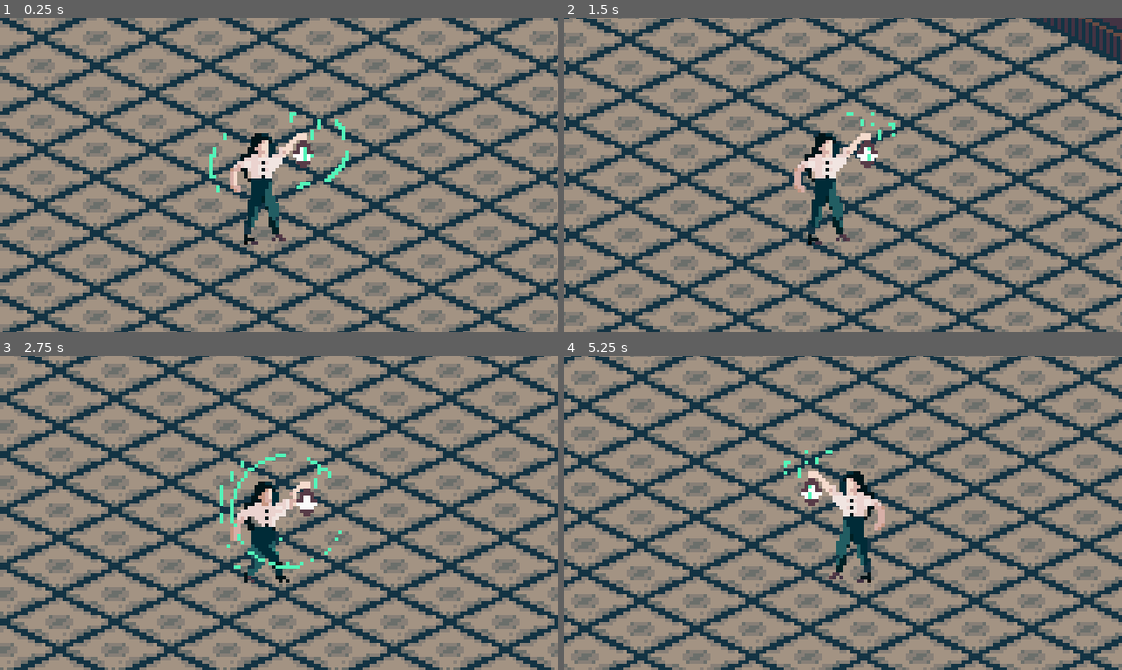
Above: before the commit, frames 1-4 (two rows, left to right).
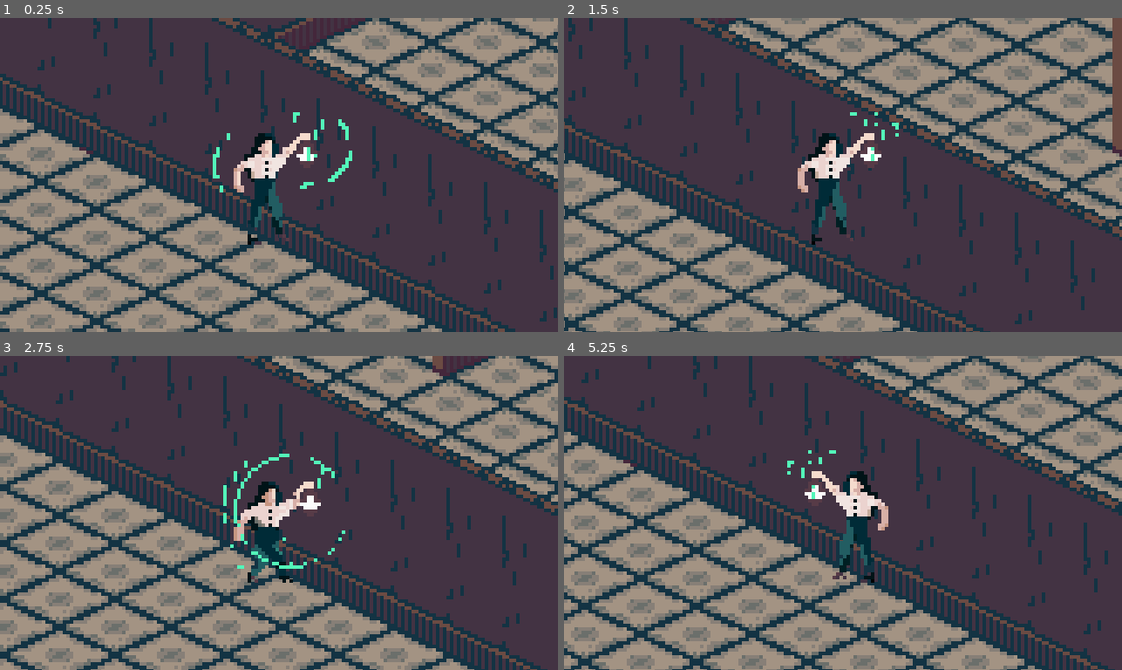
Above: after the commit, the same moments.

Repository: saya9729/Legacy
Game: Godot game, scene res://map.tscn
Same seed, same stepped clock (60 frames per second), same inputs: the game is played once before the commit and once after it.
Inputs:
- Up to frame 1 (0.25 s): no input
- Up to frame 2 (1.5 s): hold Right (ui_right) 0.53-1.28 s; hold Down (ui_down) from 1.28 s (still down)
- Up to frame 3 (2.75 s): release Down (ui_down) at 2.03 s; hold Right (ui_right) from 2.03 s (still down)
- Up to frame 4 (5.25 s): release Right (ui_right) at 2.78 s; hold Up (ui_up) 2.78-3.53 s; hold Left (ui_left) 3.53-5.03 s; hold Down (ui_down) from 5.03 s (still down)

The runs differ from the first frame. In frame 1, 82% of the frame differs, in the area x 0-100%, y 0-100%; in frame 2, 83%; in frame 3, 82%; in frame 4, 82%.

Commit message:
chuyen player thanh scene va bind them nut

Diff:
--- /dev/null
+++ b/main character sprites/Player.tscn
@@ -0,0 +1,91 @@
+[gd_scene load_steps=32 format=2]
+
+[ext_resource path="res://main.gd" type="Script" id=1]
+[ext_resource path="res://main character sprites/walk left/main character walk left 7.png" type="Texture" id=2]
+[ext_resource path="res://main character sprites/stand right/main character stand3.png" type="Texture" id=3]
+[ext_resource path="res://main character6.png" type="Texture" id=4]
+[ext_resource path="res://main character sprites/stand right/main character stand1.png" type="Texture" id=5]
+[ext_resource path="res://main character sprites/stand left/main character walk  left 6.png" type="Texture" id=6]
+[ext_resource path="res://main character sprites/walk left/main character walk left 4.png" type="Texture" id=7]
+[ext_resource path="res://main character sprites/walk right/main character walk right5.png" type="Texture" id=8]
+[ext_resource path="res://main character sprites/walk right/main character walk right3.png" type="Texture" id=9]
+[ext_resource path="res://main character sprites/stand right/main character stand5.png" type="Texture" id=10]
+[ext_resource path="res://main character sprites/walk right/main character walk right9.png" type="Texture" id=11]
+[ext_resource path="res://main character sprites/stand left/main character walk  left 7.png" type="Texture" id=12]
+[ext_resource path="res://main character sprites/stand right/main character stand2.png" type="Texture" id=13]
+[ext_resource path="res://main character sprites/walk left/main character walk left 2.png" type="Texture" id=14]
+[ext_resource path="res://main character sprites/walk left/main character walk left 8.png" type="Texture" id=15]
+[ext_resource path="res://main character sprites/stand left/main character walk  left 4.png" type="Texture" id=16]
+[ext_resource path="res://main character sprites/walk right/main character walk right7.png" type="Texture" id=17]
+[ext_resource path="res://main character sprites/stand right/main character stand4.png" type="Texture" id=18]
+[ext_resource path="res://main character sprites/walk left/main character walk  left 3.png" type="Texture" id=19]
+[ext_resource path="res://main character sprites/stand left/main character walk  left 3.png" type="Texture" id=20]
+[ext_resource path="res://main character sprites/walk right/main character walk right4.png" type="Texture" id=21]
+[ext_resource path="res://main character sprites/walk right/main character walk right1.png" type="Texture" id=22]
+[ext_resource path="res://main character sprites/walk right/main character walk right8.png" type="Texture" id=23]
+[ext_resource path="res://main character sprites/walk left/main character walk left 5.png" type="Texture" id=24]
+[ext_resource path="res://main character sprites/walk left/main character walk left 6.png" type="Texture" id=25]
+[ext_resource path="res://main character sprites/stand left/main character walk  left 5.png" type="Texture" id=26]
+[ext_resource path="res://main character sprites/walk left/main character walk left 1.png" type="Texture" id=27]
+[ext_resource path="res://main character sprites/walk right/main character walk right2.png" type="Texture" id=28]
+[ext_resource path="res://main character sprites/walk right/main character walk right6.png" type="Texture" id=29]
+
+[sub_resource type="SpriteFrames" id=1]
+animations = [ {
+"frames": [ ExtResource( 27 ), ExtResource( 14 ), ExtResource( 19 ), ExtResource( 7 ), ExtResource( 24 ), ExtResource( 25 ), ExtResource( 2 ), ExtResource( 15 ) ],
+"loop": true,
+"name": "run left",
+"speed": 13.0
+}, {
+"frames": [ ExtResource( 28 ), ExtResource( 9 ), ExtResource( 21 ), ExtResource( 8 ), ExtResource( 29 ), ExtResource( 17 ), ExtResource( 23 ), ExtResource( 11 ) ],
+"loop": true,
+"name": "walk right",
+"speed": 10.0
+}, {
+"frames": [ ExtResource( 20 ), ExtResource( 16 ), ExtResource( 26 ), ExtResource( 6 ), ExtResource( 12 ) ],
+"loop": true,
+"name": "stand left",
+"speed": 10.0
+}, {
+"frames": [ ExtResource( 27 ), ExtResource( 14 ), ExtResource( 19 ), ExtResource( 7 ), ExtResource( 24 ), ExtResource( 25 ), ExtResource( 2 ), ExtResource( 15 ) ],
+"loop": true,
+"name": "walk left",
+"speed": 10.0
+}, {
+"frames": [ ExtResource( 5 ), ExtResource( 13 ), ExtResource( 3 ), ExtResource( 18 ), ExtResource( 10 ) ],
+"loop": true,
+"name": "stand right",
+"speed": 10.0
+}, {
+"frames": [ ExtResource( 22 ), ExtResource( 28 ), ExtResource( 9 ), ExtResource( 21 ), ExtResource( 8 ), ExtResource( 29 ), ExtResource( 17 ), ExtResource( 23 ), ExtResource( 11 ) ],
+"loop": true,
+"name": "run right",
+"speed": 13.0
+} ]
+
+[sub_resource type="CapsuleShape2D" id=2]
+radius = 3.16827
+height = 5.64772
+
+[node name="KinematicBody2D" type="KinematicBody2D"]
+script = ExtResource( 1 )
+
+[node name="Sprite" type="Sprite" parent="."]
+visible = false
+position = Vector2( 0, -7.62939e-06 )
+texture = ExtResource( 4 )
+
+[node name="AnimatedSprite" type="AnimatedSprite" parent="."]
+position = Vector2( 4.16693, -18.0793 )
+frames = SubResource( 1 )
+animation = "stand right"
+frame = 3
+
+[node name="Camera2D" type="Camera2D" parent="."]
+position = Vector2( 4.16693, -18.0793 )
+current = true
+
+[node name="CollisionShape2D" type="CollisionShape2D" parent="."]
+position = Vector2( 0, -0.0117912 )
+rotation = 1.5708
+shape = SubResource( 2 )
--- a/map.tscn
+++ b/map.tscn
@@ -1,69 +1,8 @@
-[gd_scene load_steps=33 format=2]
+[gd_scene load_steps=4 format=2]
 
 [ext_resource path="res://newtrest3.tres" type="TileSet" id=1]
 [ext_resource path="res://newtrest4.tres" type="TileSet" id=2]
-[ext_resource path="res://main.gd" type="Script" id=3]
-[ext_resource path="res://main character6.png" type="Texture" id=4]
-[ext_resource path="res://main character sprites/walk right/main character walk right5.png" type="Texture" id=5]
-[ext_resource path="res://main character sprites/walk right/main character walk right3.png" type="Texture" id=6]
-[ext_resource path="res://main character sprites/stand right/main character stand4.png" type="Texture" id=7]
-[ext_resource path="res://main character sprites/walk right/main character walk right2.png" type="Texture" id=8]
-[ext_resource path="res://main character sprites/walk right/main character walk right4.png" type="Texture" id=9]
-[ext_resource path="res://main character sprites/walk right/main character walk right7.png" type="Texture" id=10]
-[ext_resource path="res://main character sprites/walk right/main character walk right8.png" type="Texture" id=11]
-[ext_resource path="res://main character sprites/stand right/main character stand2.png" type="Texture" id=12]
-[ext_resource path="res://main character sprites/stand right/main character stand5.png" type="Texture" id=13]
-[ext_resource path="res://main character sprites/stand right/main character stand3.png" type="Texture" id=14]
-[ext_resource path="res://main character sprites/walk right/main character walk right9.png" type="Texture" id=15]
-[ext_resource path="res://main character sprites/stand right/main character stand1.png" type="Texture" id=16]
-[ext_resource path="res://main character sprites/walk right/main character walk right6.png" type="Texture" id=17]
-[ext_resource path="res://main character sprites/walk left/main character walk left 5.png" type="Texture" id=18]
-[ext_resource path="res://main character sprites/walk left/main character walk  left 3.png" type="Texture" id=19]
-[ext_resource path="res://main character sprites/stand left/main character walk  left 3.png" type="Texture" id=20]
-[ext_resource path="res://main character sprites/stand left/main character walk  left 4.png" type="Texture" id=21]
-[ext_resource path="res://main character sprites/stand left/main character walk  left 6.png" type="Texture" id=22]
-[ext_resource path="res://main character sprites/stand left/main character walk  left 7.png" type="Texture" id=23]
-[ext_resource path="res://main character sprites/walk left/main character walk left 1.png" type="Texture" id=24]
-[ext_resource path="res://main character sprites/walk left/main character walk left 2.png" type="Texture" id=25]
-[ext_resource path="res://main character sprites/walk left/main character walk left 4.png" type="Texture" id=26]
-[ext_resource path="res://main character sprites/walk left/main character walk left 6.png" type="Texture" id=27]
-[ext_resource path="res://main character sprites/stand left/main character walk  left 5.png" type="Texture" id=28]
-[ext_resource path="res://main character sprites/walk left/main character walk left 7.png" type="Texture" id=29]
-[ext_resource path="res://main character sprites/walk left/main character walk left 8.png" type="Texture" id=30]
-[ext_resource path="res://main character sprites/walk right/main character walk right1.png" type="Texture" id=31]
-
-[sub_resource type="SpriteFrames" id=1]
-animations = [ {
-"frames": [ ExtResource( 24 ), ExtResource( 25 ), ExtResource( 19 ), ExtResource( 26 ), ExtResource( 18 ), ExtResource( 27 ), ExtResource( 29 ), ExtResource( 30 ) ],
-"loop": true,
-"name": "run left",
-"speed": 13.0
-}, {
-"frames": [ ExtResource( 8 ), ExtResource( 6 ), ExtResource( 9 ), ExtResource( 5 ), ExtResource( 17 ), ExtResource( 10 ), ExtResource( 11 ), ExtResource( 15 ) ],
-"loop": true,
-"name": "walk right",
-"speed": 10.0
-}, {
-"frames": [ ExtResource( 20 ), ExtResource( 21 ), ExtResource( 28 ), ExtResource( 22 ), ExtResource( 23 ) ],
-"loop": true,
-"name": "stand left",
-"speed": 10.0
-}, {
-"frames": [ ExtResource( 24 ), ExtResource( 25 ), ExtResource( 19 ), ExtResource( 26 ), ExtResource( 18 ), ExtResource( 27 ), ExtResource( 29 ), ExtResource( 30 ) ],
-"loop": true,
-"name": "walk left",
-"speed": 10.0
-}, {
-"frames": [ ExtResource( 16 ), ExtResource( 12 ), ExtResource( 14 ), ExtResource( 7 ), ExtResource( 13 ) ],
-"loop": true,
-"name": "stand right",
-"speed": 10.0
-}, {
-"frames": [ ExtResource( 31 ), ExtResource( 8 ), ExtResource( 6 ), ExtResource( 9 ), ExtResource( 5 ), ExtResource( 17 ), ExtResource( 10 ), ExtResource( 11 ), ExtResource( 15 ) ],
-"loop": true,
-"name": "run right",
-"speed": 13.0
-} ]
+[ext_resource path="res://main character sprites/Player.tscn" type="PackedScene" id=3]
 
 [node name="Node2D" type="Node2D"]
 position = Vector2( 317.231, 139.64 )
@@ -128,24 +67,4 @@
 format = 1
 tile_data = PoolIntArray( -1310685, 3, 0, -1245149, 3, 0, -1179613, 3, 0, -1114077, 3, 0, -1048541, 3, 0, -983005, 3, 0 …(1090 unchanged characters)…
 
-[node name="KinematicBody2D" type="KinematicBody2D" parent="."]
-position = Vector2( -140.859, 15.2244 )
-script = ExtResource( 3 )
-__meta__ = {
-"_edit_group_": true
-}
-
-[node name="Sprite" type="Sprite" parent="KinematicBody2D"]
-visible = false
-position = Vector2( -0.396851, -7.62939e-06 )
-texture = ExtResource( 4 )
-
-[node name="AnimatedSprite" type="AnimatedSprite" parent="KinematicBody2D"]
-frames = SubResource( 1 )
-animation = "stand right"
-frame = 1
-playing = true
-
-[node name="Camera2D" type="Camera2D" parent="KinematicBody2D"]
-position = Vector2( 1, 0 )
-current = true
+[node name="KinematicBody2D" parent="." instance=ExtResource( 3 )]
--- a/project.godot
+++ b/project.godot
@@ -29,6 +29,34 @@
 
 [input]
 
+ui_left={
+"deadzone": 0.5,
+"events": [ Object(InputEventKey,"resource_local_to_scene":false,"resource_name":"","device":0,"alt":false,"shift":false,"control":false,"meta":false,"command":false,"pressed":false,"scancode":16777231,"unicode":0,"echo":false,"script":null)
+, Object(InputEventJoypadButton,"resource_local_to_scene":false,"resource_name":"","device":0,"button_index":14,"pressure":0.0,"pressed":false,"script":null)
+, Object(InputEventKey,"resource_local_to_scene":false,"resource_name":"","device":0,"alt":false,"shift":false,"control":false,"meta":false,"command":false,"pressed":false,"scancode":65,"unicode":0,"echo":false,"script":null)
+ ]
+}
+ui_right={
+"deadzone": 0.5,
+"events": [ Object(InputEventKey,"resource_local_to_scene":false,"resource_name":"","device":0,"alt":false,"shift":false,"control":false,"meta":false,"command":false,"pressed":false,"scancode":16777233,"unicode":0,"echo":false,"script":null)
+, Object(InputEventJoypadButton,"resource_local_to_scene":false,"resource_name":"","device":0,"button_index":15,"pressure":0.0,"pressed":false,"script":null)
+, Object(InputEventKey,"resource_local_to_scene":false,"resource_name":"","device":0,"alt":false,"shift":false,"control":false,"meta":false,"command":false,"pressed":false,"scancode":68,"unicode":0,"echo":false,"script":null)
+ ]
+}
+ui_up={
+"deadzone": 0.5,
+"events": [ Object(InputEventKey,"resource_local_to_scene":false,"resource_name":"","device":0,"alt":false,"shift":false,"control":false,"meta":false,"command":false,"pressed":false,"scancode":16777232,"unicode":0,"echo":false,"script":null)
+, Object(InputEventJoypadButton,"resource_local_to_scene":false,"resource_name":"","device":0,"button_index":12,"pressure":0.0,"pressed":false,"script":null)
+, Object(InputEventKey,"resource_local_to_scene":false,"resource_name":"","device":0,"alt":false,"shift":false,"control":false,"meta":false,"command":false,"pressed":false,"scancode":87,"unicode":0,"echo":false,"script":null)
+ ]
+}
+ui_down={
+"deadzone": 0.5,
+"events": [ Object(InputEventKey,"resource_local_to_scene":false,"resource_name":"","device":0,"alt":false,"shift":false,"control":false,"meta":false,"command":false,"pressed":false,"scancode":16777234,"unicode":0,"echo":false,"script":null)
+, Object(InputEventJoypadButton,"resource_local_to_scene":false,"resource_name":"","device":0,"button_index":13,"pressure":0.0,"pressed":false,"script":null)
+, Object(InputEventKey,"resource_local_to_scene":false,"resource_name":"","device":0,"alt":false,"shift":false,"control":false,"meta":false,"command":false,"pressed":false,"scancode":83,"unicode":0,"echo":false,"script":null)
+ ]
+}
 ui_sprint={
 "deadzone": 0.5,
 "events": [ Object(InputEventKey,"resource_local_to_scene":false,"resource_name":"","device":0,"alt":false,"shift":false,"control":false,"meta":false,"command":false,"pressed":false,"scancode":16777237,"unicode":0,"echo":false,"script":null)
